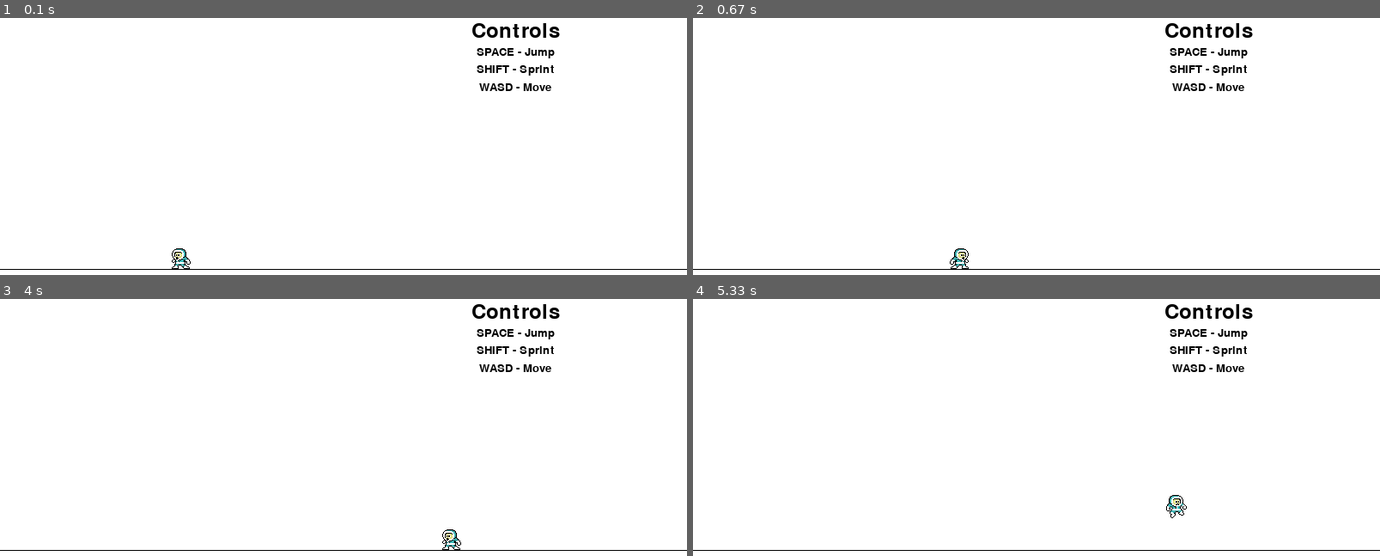
Above: before the commit, frames 1-4 (two rows, left to right).
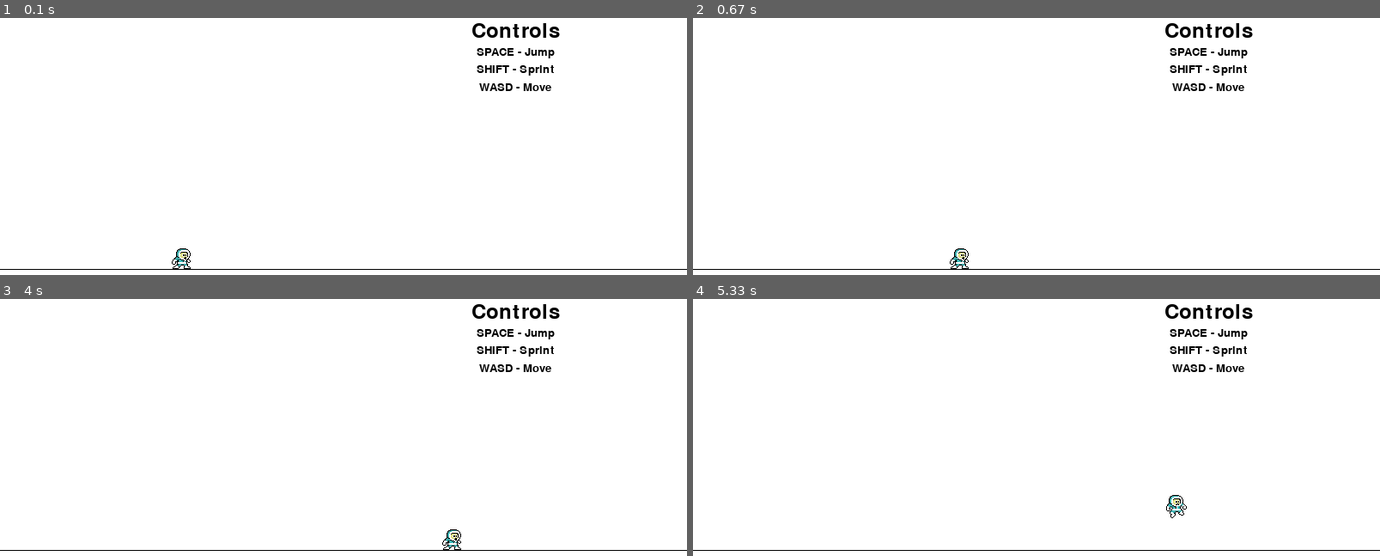
Above: after the commit, the same moments.

Repository: hortonew/2dfighter
Game: pygame game, started from main.py
Same seed, same stepped clock (60 frames per second), same inputs: the game is played once before the commit and once after it. The source is Python 2; it was converted automatically to run under Python 3.
Inputs (mouse positions are in pixels of both pictures, inside the frame that each line leads up to):
- Up to frame 1 (0.1 s): no input
- Up to frame 2 (0.67 s): hold R from 0.33 s (still down); hold D from 0.33 s (still down); move the mouse to (1009, 269) at 0.37 s
- Up to frame 3 (4 s): release R at 0.8 s; release D at 0.8 s; hold D 0.83-1.3 s; move the mouse to (563, 512) at 0.87 s; tap Space at 0.9, 1.2, 1.4, 1.7, 1.9, 2.2, 2.47, 2.8, 3.1, 3.23, 3.53, 3.9 s; hold D 1.33-1.8 s; move the mouse to (178, 530) at 1.37 s; hold A 1.83-2.37 s; move the mouse to (130, 450) at 1.87 s; hold S 2.4-2.7 s; move the mouse to (446, 347) at 2.43 s; hold A 2.73-3.13 s; move the mouse to (outside the picture) at 2.77 s; hold D 3.17-3.8 s; move the mouse to (164, 334) at 3.2 s; hold S from 3.83 s (still down); move the mouse to (357, 352) at 3.87 s
- Up to frame 4 (5.33 s): release S at 4.2 s; hold A 4.23-4.7 s; move the mouse to (871, 424) at 4.27 s; tap Space at 4.3, 4.6, 4.8, 5.1, 5.3 s; hold D 4.73-5.2 s; move the mouse to (outside the picture) at 4.77 s; hold D from 5.23 s (still down); move the mouse to (outside the picture) at 5.27 s

The runs differ from the first frame. In frame 1, 0.1% of the frame differs, in the area x 25-28%, y 89-98%; in frame 2, nothing differs; in frame 3, 0.1%; in frame 4, nothing differs.

Commit message:
Sprites return to original position after duck/block

Diff:
--- a/classes/player.py
+++ b/classes/player.py
@@ -15,6 +15,9 @@
 		#starting_x_speed allows the x_speed to return to normal after sprinting
 		self.starting_x_speed = 9
 		self.x_speed = 9
+
+		#controls which way the player is looking
+		self.direction = 1
 
 		#current speed of player
 		self.speed = [0, 0]
@@ -36,6 +39,11 @@
 
 	def updateSpeed(self, spd, i, x, y):
 		#return to previous state (usually after a jump, or possibly attack)
+		if self.speed[0] < 0:
+			self.direction = -1
+		else:
+			self.direction = 1
+		print self.direction
 		if i == -1:
 			self.image = self.last_image
 		else:
@@ -55,7 +63,8 @@
 			self.speed[1] = spd[1]
 
 		#move the player
-		self.rect = self.rect.move(self.speed)
+		if spd != [0,0]:
+			self.rect = self.rect.move(self.speed)
 
 	def jump(self):
 		global gravity
@@ -83,8 +92,8 @@
 				self.image = self.images[2]
 			else:
 				self.image = pygame.transform.flip(self.images[2], 1, 0)
-		if self.rect[1] >= groundY and self.image != self.images[3]:
-			if self.speed[0] > 0:
+		if self.rect[1] >= groundY and self.image != self.images[3] and self.image != self.images[4]:
+			if self.direction == 1:
 				self.image = self.images[0]
 			else:
 				self.image = pygame.transform.flip(self.images[0], 1, 0)
--- a/main.py
+++ b/main.py
@@ -53,7 +53,6 @@
 		if key == K_s:
 			#stand up
 			self.p1.isDucking = False
-			self.p1.speed = [0,0]
 			self.p1.updateSpeed([0, 0], -1, 0, 0)
 		if not self.p1.isDucking:
 			if key == K_LSHIFT:
@@ -61,7 +60,6 @@
 				self.p1.x_speed = self.p1.starting_x_speed
 			elif key == K_r:
 				#block
-				self.p1.speed = [0,0]
 				self.p1.updateSpeed([0, 0], -1, 0, 0)
 
 	def keyDown(self, key):
@@ -79,12 +77,10 @@
 				self.p1.x_speed = 15
 			elif key == K_r:
 				#block
-				self.p1.speed = [0,0]
 				self.p1.updateSpeed([0, 0], 4, 0, 0)
 		if key == K_s:
 			#duck
 			self.p1.isDucking = True
-			self.p1.speed = [0,0]
 			self.p1.updateSpeed([0, 0], 3, 0, 0)
 		elif key == K_SPACE:
 			#jump
